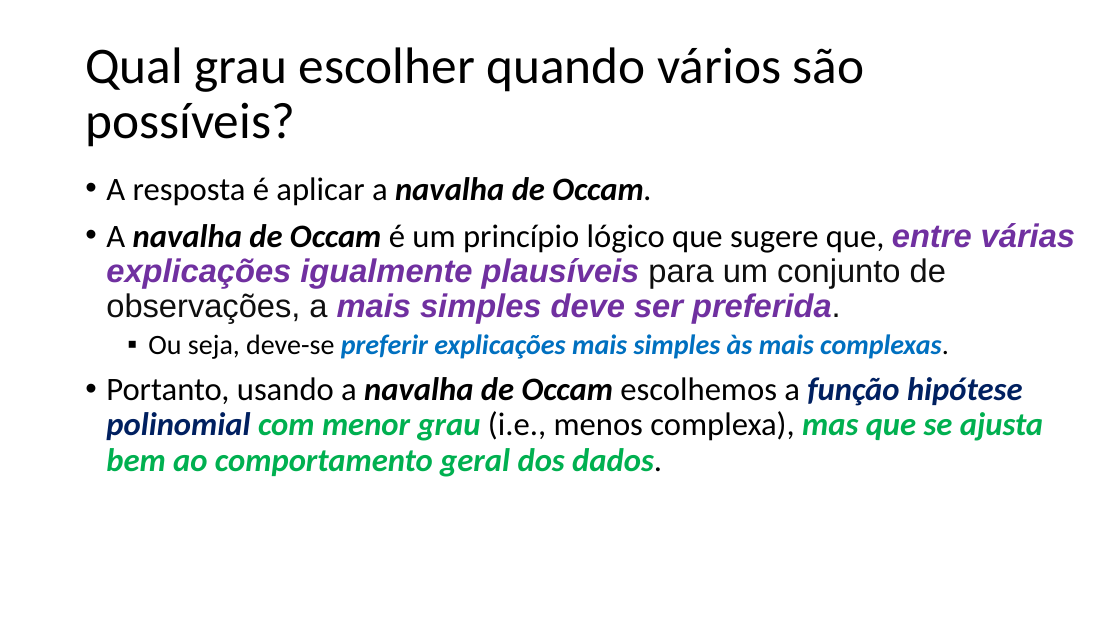
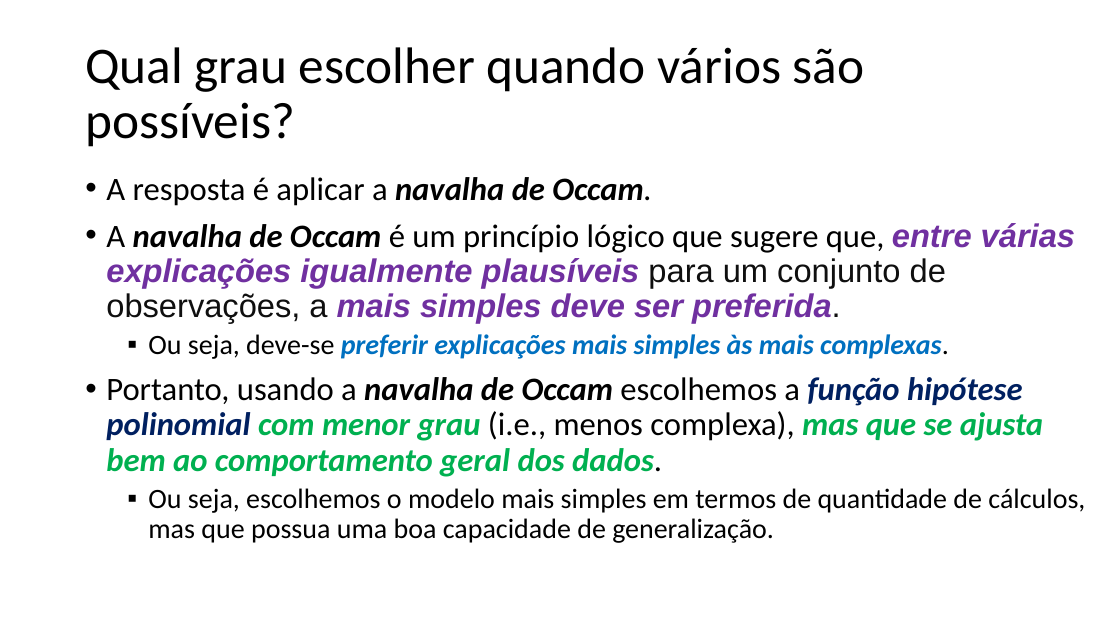
Before and after one commit to zz4fap/t319_aprendizado_de_maquina, a slide deck: slide 16 of slides/T319_Regressão_Linear (Parte V).pptx. Drawn at 1120x630 pixels with LibreOffice and Linux fonts; fonts in the diff are those of the drawing. Boxes give left, top, right and bottom in pixels: in the first picture for what was removed or moved away, otherwise in the second. Text is boxed around its words. In the diff, an @@ line names an element or a change of style, - is before the commit and + after.

```diff
--- a/slides/T319_Regressão_Linear (Parte V).pptx
+++ b/slides/T319_Regressão_Linear (Parte V).pptx
@@ text at [148,488,1085,543]: paragraph added @@
+  ▪ Ou seja, escolhemos o modelo mais simples em termos de quantidade de cálculos, mas que possua uma boa capacidade de generalização.
```
Also in this commit, not shown: 10 other slides changed, 1 other file.
